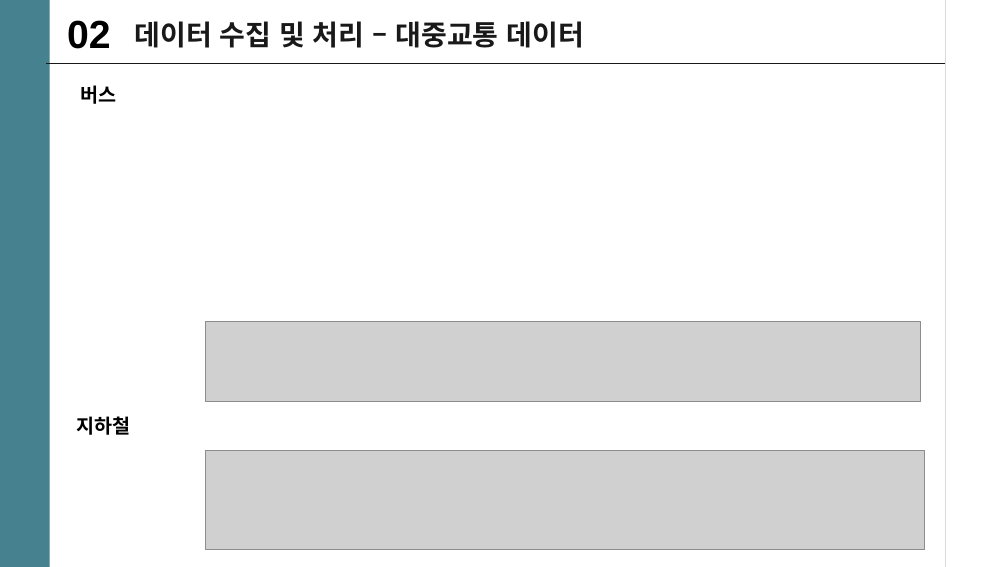
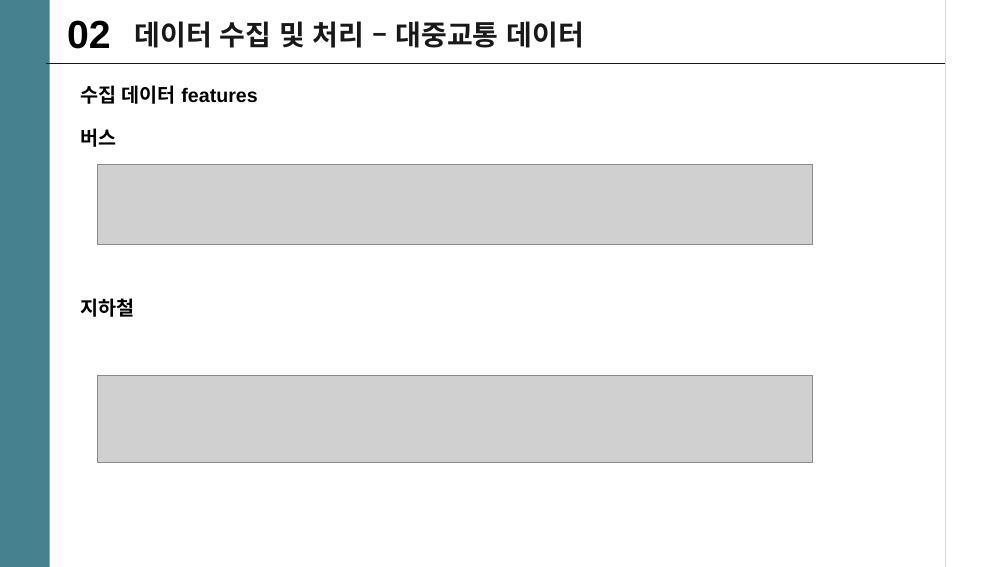
Before and after one commit to mini-project-y/1st_mini_project, a slide deck: slide 8 of Mook/PJT_유현수_수정본.pptx (slide 15 before the commit). Drawn at 1008x567 pixels with LibreOffice and Linux fonts; fonts in the diff are those of the drawing; grey boxes stand for pictures. Boxes give left, top, right and bottom in pixels: in the first picture for what was removed or moved away, otherwise in the second. Text is boxed around its words. In the diff, an @@ line names an element or a change of style, - is before the commit and + after.

```diff
--- a/Mook/PJT_유현수_수정본.pptx
+++ b/Mook/PJT_유현수_수정본.pptx
@@ text added at (80, 85, 257, 104), 14 pt, text #000000, bold @@
+수집 데이터 features
@@ text "버스": place and size @@
-text "버스" at (80, 85, 116, 104)
+text "버스" at (80, 128, 116, 147)
@@ picture: place and size @@
-picture at (206, 322, 921, 401)
+picture at (98, 164, 813, 244)
@@ text "지하철": place and size @@
-text "지하철" at (76, 416, 130, 435)
+text "지하철" at (80, 298, 134, 317)
@@ picture: place and size @@
-picture at (206, 451, 925, 550)
+picture at (98, 375, 813, 462)
```
Also in this commit, not shown: 14 other slides changed, 6 slides added, 5 slides removed.
